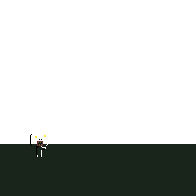
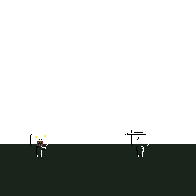
Two versions of the same layered image (196×196). Layer-by-layer changes:
showed "Highlights" (1st of 2, in "Human"), blend vivid light → normal, painted on it over (x1=127, y1=130, x2=149, y2=157)
showed "Shadows", blend vivid light → normal, painted on it over (x1=125, y1=130, x2=146, y2=157)
